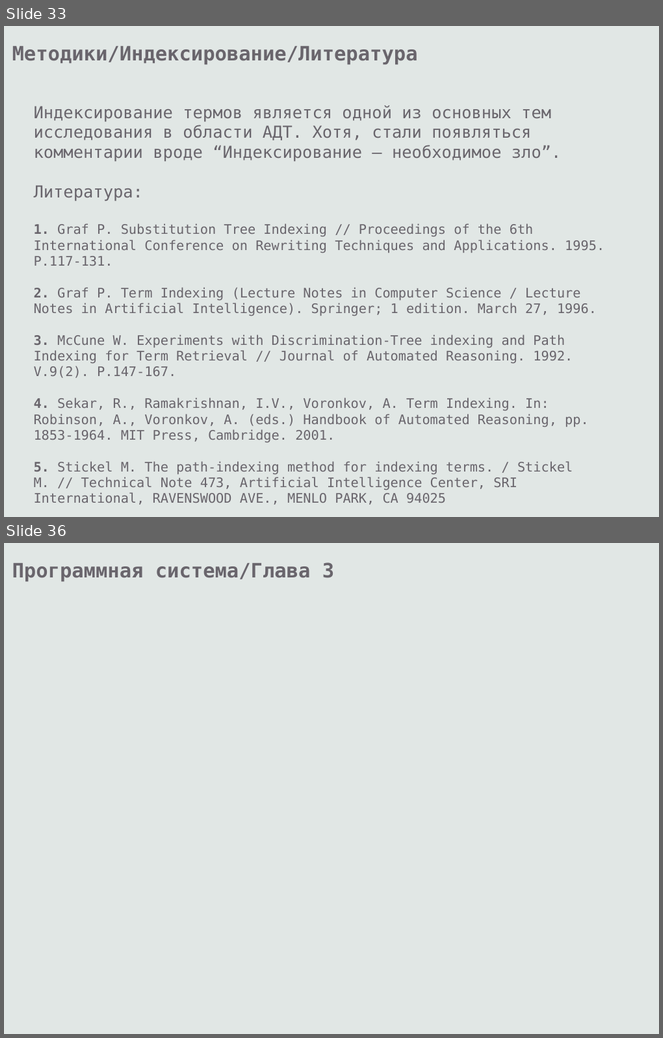
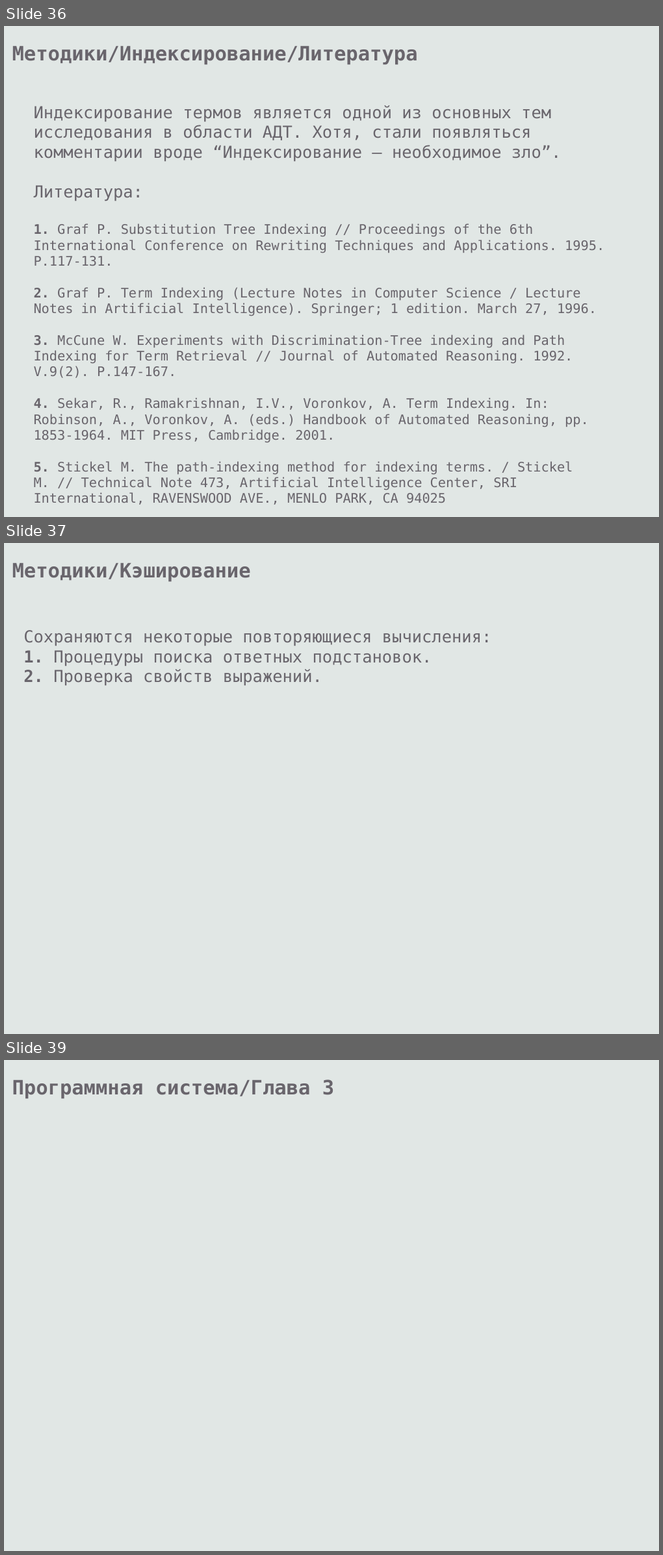
Before and after one commit to eugeneai/prisnif, a slide deck: brick/pres/pacman.odp. Shown one above the other, each under a label of ours: slides 33 and 36 before the commit, slides 36, 37 and 39 after it; the slides between them are not shown. The pictures are 663x1038 and 663x1555 pixels, drawn with LibreOffice and Linux fonts; fonts in the diff are those of the drawing. Boxes give left, top, right and bottom in pixels: in the first picture for what was removed or moved away, otherwise in the second. Text is boxed around its words. In the diff, an @@ line names an element or a change of style, - is before the commit and + after.

```diff
--- a/brick/pres/pacman.odp
+++ b/brick/pres/pacman.odp
@@ slide 37 added at (x1=4, y1=543, x2=659, y2=1034), background #E1E7E5 @@
@@ text added at (x1=12, y1=563, x2=251, y2=581), 24 pt, text #69656C, bold @@
+Методики/Кэширование
@@ text added at (x1=24, y1=630, x2=492, y2=685), 20 pt, text #69656C @@
+Сохраняются некоторые повторяющиеся вычисления:
+1. Процедуры поиска ответных подстановок.
+2. Проверка свойств выражений.
@@ what was slide 33 is now slide 36 @@
@@ what was slide 36 is now slide 39 @@
```
Also in this commit, not shown: 4 slides changed, 5 other slides added, 3 slides removed.
